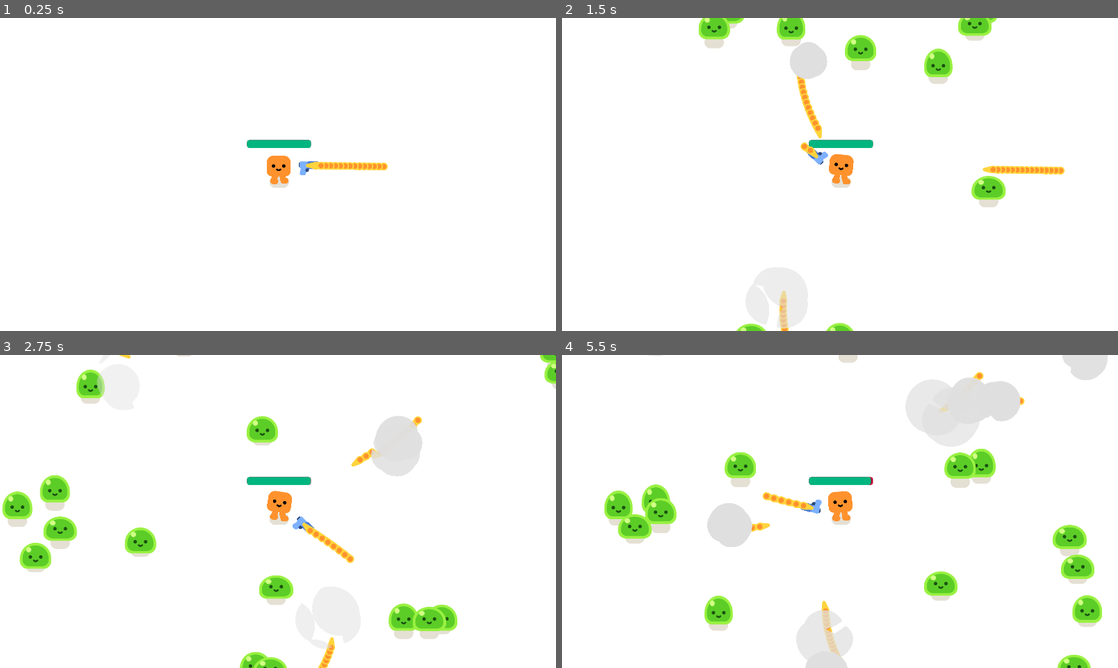
Above: before the commit, frames 1-4 (two rows, left to right).
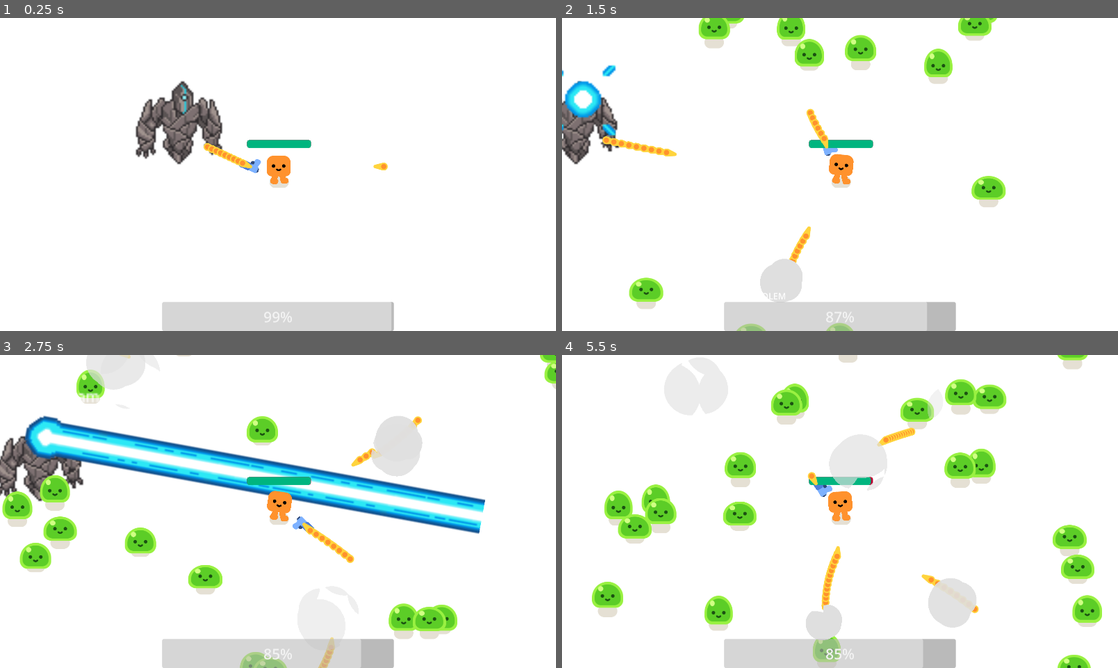
Above: after the commit, the same moments.

Repository: Tonykuang1028/FinalProject
Game: Godot game, scene res://survivors_game.tscn
The game is run twice, just before and just after one commit, with the same random seed, the same clock (stepped at 60 frames per second) and the same inputs.
Inputs (mouse positions are in pixels of both pictures, inside the frame that each line leads up to):
- Up to frame 1 (0.25 s): no input
- Up to frame 2 (1.5 s): tap Enter (ui_accept) at 0.5, 0.77 s; move the mouse to (962, 158) at 0.52 s; hold D (move_right) from 0.53 s (still down); click (962, 158) at 0.6 s; move the mouse to (728, 190) at 1.27 s; click (728, 190) at 1.35 s
- Up to frame 3 (2.75 s): tap Enter (ui_accept) at 1.52 s; move the mouse to (333, 442) at 2.02 s; release D (move_right) at 2.03 s; hold A (move_left) from 2.03 s (still down); click (333, 442) at 2.1 s
- Up to frame 4 (5.5 s): move the mouse to (812, 574) at 2.77 s; release A (move_left) at 2.78 s; hold D (move_right) 2.78-4.28 s; click (812, 574) at 2.85 s; tap Enter (ui_accept) at 3.02, 3.77, 4.52 s; move the mouse to (1006, 558) at 3.52 s; click (1006, 558) at 3.6 s; move the mouse to (673, 464) at 4.27 s; hold A (move_left) 4.28-5.03 s; click (673, 464) at 4.35 s; move the mouse to (867, 511) at 5.02 s; hold D (move_right) from 5.03 s (still down); click (867, 511) at 5.1 s

The runs differ from the first frame. In frame 1, 7.0% of the frame differs, in the area x 24-71%, y 20-100%; in frame 2, 7.6%; in frame 3, 14%, in the area x 0-88%, y 0-100%; in frame 4, 11%.

Commit message:
boss have death animation

Diff:
--- a/Bullet.gd
+++ b/Bullet.gd
@@ -23,5 +23,5 @@
 
 #
 #
-#func _on_visible_on_screen_notifier_2d_screen_exited():
-	#queue_free()
+func _on_visible_on_screen_notifier_2d_screen_exited():
+	queue_free()
--- /dev/null
+++ b/Death.gd
@@ -0,0 +1,7 @@
+extends State
+
+func _enter():
+	super._enter()
+	animation_player.play("death")
+	await animation_player.animation_finished
+	animation_player.play("boss_slained")
--- a/stone_golem.tscn
+++ b/stone_golem.tscn
@@ -3,7 +3,6 @@
 [ext_resource type="Texture2D" uid="uid://bit43awapc8of" path="res://Mecha-stone Golem 0.1/PNG sheet/Character_sheet.png" id="1_e7dh7"]
 [ext_resource type="Script" path="res://stone_golem.gd" id="1_rdybp"]
 [ext_resource type="Texture2D" uid="uid://lcv4ecnfastf" path="res://Mecha-stone Golem 0.1/weapon PNG/Laser_sheet.png" id="2_ifvkb"]
-[ext_resource type="Script" path="res://state.gd" id="3_nieqw"]
 [ext_resource type="Script" path="res://FiniteStateMachine.gd" id="3_t2jh3"]
 [ext_resource type="Script" path="res://Idle.gd" id="4_ho1mk"]
 [ext_resource type="Script" path="res://Follow.gd" id="5_1awkp"]
@@ -13,6 +12,7 @@
 [ext_resource type="Script" path="res://LaserBeam.gd" id="10_3201m"]
 [ext_resource type="Script" path="res://Dash.gd" id="11_fqcgd"]
 [ext_resource type="Script" path="res://ArmorBuff.gd" id="11_q5wnj"]
+[ext_resource type="Script" path="res://Death.gd" id="13_0ahyf"]
 
 [sub_resource type="Animation" id="Animation_igvx2"]
 length = 0.001
@@ -125,6 +125,20 @@
 "update": 0,
 "values": [Color(1, 1, 1, 0), Color(1, 1, 1, 1), Color(1, 1, 1, 1), Color(1, 1, 1, 0)]
 }
+tracks/1/type = "method"
+tracks/1/imported = false
+tracks/1/enabled = true
+tracks/1/path = NodePath(".")
+tracks/1/interp = 1
+tracks/1/loop_wrap = true
+tracks/1/keys = {
+"times": PackedFloat32Array(2),
+"transitions": PackedFloat32Array(1),
+"values": [{
+"args": [],
+"method": &"queue_free"
+}]
+}
 
 [sub_resource type="Animation" id="Animation_gu642"]
 resource_name = "death"
@@ -141,18 +155,6 @@
 "transitions": PackedFloat32Array(1, 1, 1, 1, 1, 1, 1, 1, 1, 1, 1, 1, 1, 1),
 "update": 1,
 "values": [70, 71, 72, 73, 74, 75, 76, 77, 78, 79, 80, 81, 82, 83]
-}
-tracks/1/type = "value"
-tracks/1/imported = false
-tracks/1/enabled = true
-tracks/1/path = NodePath("pivot/Sprite2D:frame")
-tracks/1/interp = 1
-tracks/1/loop_wrap = true
-tracks/1/keys = {
-"times": PackedFloat32Array(0),
-"transitions": PackedFloat32Array(1),
-"update": 1,
-"values": [0]
 }
 
 [sub_resource type="Animation" id="Animation_ls2ql"]
@@ -466,6 +468,6 @@
 script = ExtResource("11_fqcgd")
 
 [node name="Death" type="Node2D" parent="FiniteStateMachine"]
-script = ExtResource("3_nieqw")
+script = ExtResource("13_0ahyf")
 
 [connection signal="body_entered" from="PlayerDetection" to="FiniteStateMachine/Idle" method="_on_player_detection_body_entered"]
--- a/survivors_game.tscn
+++ b/survivors_game.tscn
@@ -1,7 +1,8 @@
-[gd_scene load_steps=4 format=3 uid="uid://btn6rqffudpog"]
+[gd_scene load_steps=5 format=3 uid="uid://btn6rqffudpog"]
 
 [ext_resource type="Script" path="res://survivors_game.gd" id="1_kls5p"]
 [ext_resource type="PackedScene" uid="uid://be2yma1l3fq8" path="res://player.tscn" id="1_so1bh"]
+[ext_resource type="PackedScene" uid="uid://cxy3muh5gu3by" path="res://stone_golem.tscn" id="3_2h57y"]
 
 [sub_resource type="Curve2D" id="Curve2D_wj5uv"]
 _data = {
@@ -65,5 +66,8 @@
 theme_override_font_sizes/font_size = 161
 text = "Game Over"
 
+[node name="Golem" parent="." instance=ExtResource("3_2h57y")]
+position = Vector2(615, 357)
+
 [connection signal="health_depleted" from="Player" to="." method="_on_player_health_depleted"]
 [connection signal="timeout" from="Timer" to="." method="_on_timer_timeout"]
